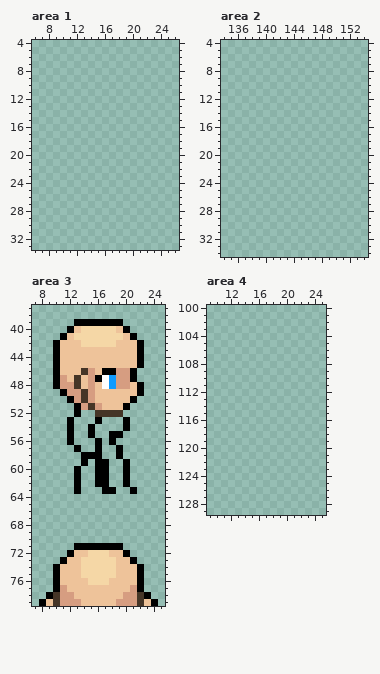
Pixel-art file: pixel-art/characters/second-character.aseprite. That is the earlier state.
1280x720 pixels, 1 frame. Colours within 5 levels of each other are drawn and written as one. Shown: area 1: x 6..26, y 4..33; area 2: x 134..154, y 4..34; area 3: x 7..25, y 37..79; area 4: x 9..25, y 100..129. The old version is drawn lined up with the new one. The commit also changed other parts of the picture, which this record leaves out.
And afterwards:
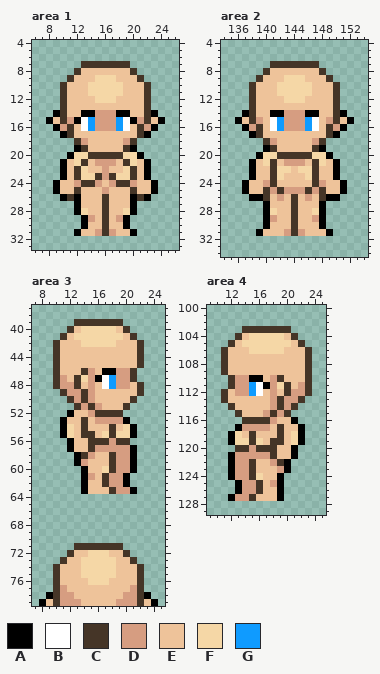
Palette (. is transparent): A #000000  B #ffffff  C #453527  D #d69d81  E #eec39a  F #f5d7a6  G #0f9bff
The edit:
drawings rearranged on the sheet (the old picture shows each at its new place; 2 dropped ones are not shown)
Changed rows in their new state; - is an unchanged pixel.
Area 1:
first column x 8:
 7 -----CCCCCCC-----
 8 ----CEEEEEEEC----
 9 ---CEEEFFFEEEC---
10 --CEEEFFFFFEEEC--
11 --CEEEFFFFFEEEC--
12 --CEEEEFFFEEEEC--
13 --CEEEEEEEEEEEC--
14 -ACEEAADDDAAEECA-
15 AECDABGDDDGBADCEA
16 -ADCEBGDDDGBECDA-
17 --ACEEEEEEEEECA--
18 ----CDEEEEEDC----
19 ----ACEEEEECA----
20 ---AFFCCCCCFFA---
21 --AEFCEDDDECFEA--
22 --AECFEEDEEFCEA--
23 --AECFFCDCFFCEA--
24 -AEEDCCDEDCCDEEA-
25 -AEECEEEDEEECEEA-
26 --ACAEEECEEEACA--
27 ----AEEECEEEA----
28 ----AFEECEEFA----
29 -----ADECEDA-----
30 -----AEECEEA-----
31 ----AEEDCDEEA----
Area 2:
first column x 136:
 7 -----CCCCCCC-----
 8 ----CEEEEEEEC----
 9 ---CEEEFFFEEEC---
10 --CEEEFFFFFEEEC--
11 --CEEEFFFFFEEEC--
12 --CEEEEFFFEEEEC--
13 --CEEEEEEEEEEEC--
14 -ACEEAADDDAAEECA-
15 AECDEBGDDDGBEDCEA
16 -ADCEBGDDDGBECDA-
17 --ACEEEEEEEEECA--
18 ----CDEEEEEDC----
19 ----ACEEEEECA----
20 ---AFFCCCCCFFA---
21 --AEFCEDDDECFEA--
22 --AEECFFEFFCEEA--
23 --AEECFEEEFCEEA--
24 -AEEDCEEEEECDEEA-
25 -AEECDCDDDCDCEEA-
26 --AACEDECEDECAA--
27 ----AEEECEEEA----
28 ----AFEECEEFA----
29 ----ADEECEEDA----
30 ----AEEECEEEA----
31 ---AEEEDCDEEEA---
Area 3:
first column x 10:
39 ---CCCCCCC---
40 --C-------C--
41 -C---------C-
42 C-----------C
43 C-----------C
44 C-----------C
45 C-----------C
46 C----------C-
47 C---F------C-
48 C-----------C
49 -C----------C
50 --C--------C-
51 ---C------C--
52 --AEED-------
53 -AEECEDDDD---
54 -AFECEEECEFA-
55 -AFECCEFCFFA-
56 ---EECCCDCC--
57 --AEECDDDDDA-
58 ---ACDEECDDA-
59 ---ADEEECDDA-
60 ---.AEEFCDDA-
61 ---.ADECDD---
62 ---.AEECDD---
63 ---.AEEECDD--
first column x 10:
71 ---CCCCCCC---
72 --C-------C--
73 -C---------C-
74 C-----------C
75 C-----------C
76 C-----------C
77 C-----------C
Area 4:
first column x 11:
103 ---CCCCCCC---
104 --CEFFFFFEC--
105 -CEFFFFFFFEC-
106 CEEEFFFFFEEEC
107 CEEEEEEEEEEEC
108 CEEEEEEEEEEEC
109 CEEEEEEEEEEEC
110 -CDDAAEDCEEEC
111 -CDDGBADFCEDC
112 CEDDGBEDECDDC
113 CEEEEEEDCDDC-
114 -CEEEEEDCDC--
115 --CEEEDCDC---
116 ---CCCCDEEA--
117 --ADDDDECEEA-
118 -AFECEEECEFA-
119 -AFFCFECCEFA-
120 --CCDCCCEEA--
121 -ADDDDDCEEA--
122 -ADDCEEDCA---
123 -ADDCEEEDA---
124 -ADDCFEEA----
125 --ADDCEDA----
126 --ADDCEEA----
127 -ADDCEEEA----
Changed places in both pictures, as pixel boxes (x1, y1, x2, y2):
added: (46, 61, 165, 236)
added: (235, 61, 354, 236)
changed: (53, 319, 144, 494)
changed: (53, 543, 144, 592)
added: (221, 326, 312, 501)
